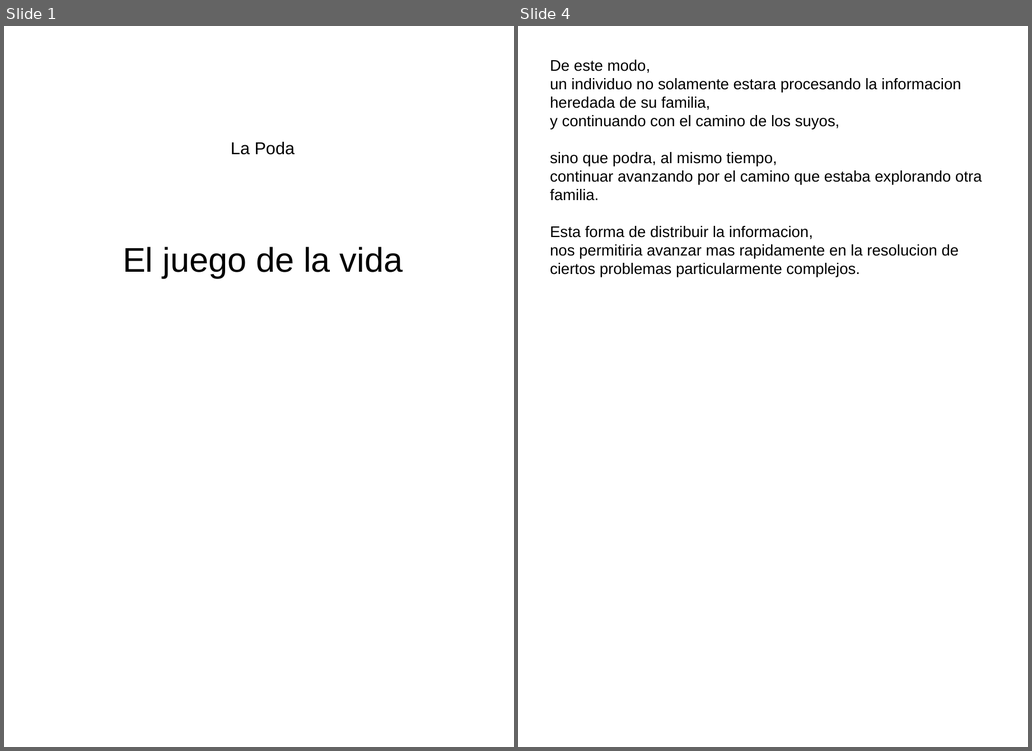
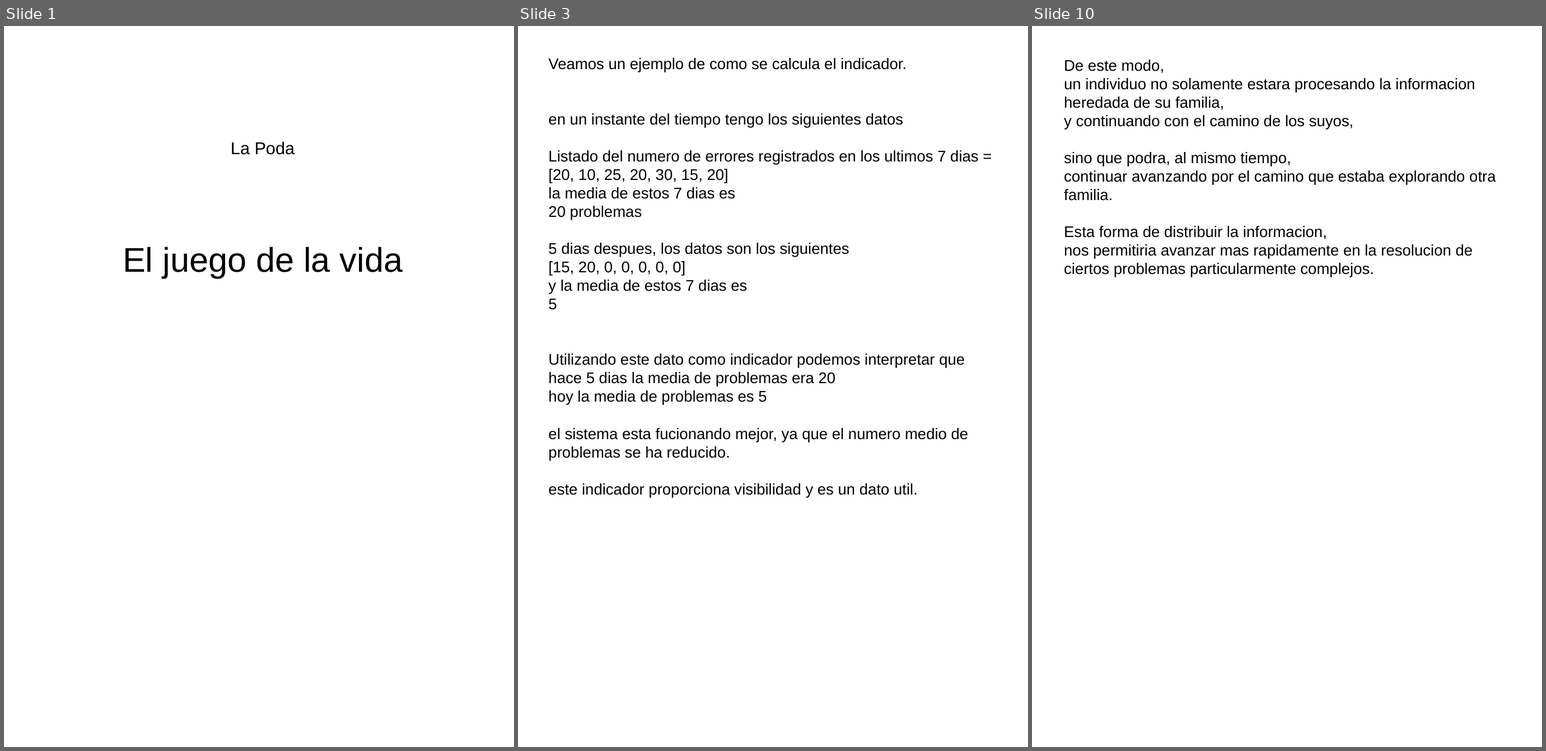
Before and after one commit to fabhrius/La-Cosa, a slide deck: capitulos/Poda/La Poda.odp. Shown side by side, each under a label of ours: slides 1 and 4 before the commit, slides 1, 3 and 10 after it; the slides between them are not shown. The pictures are 1032x751 and 1546x751 pixels, drawn with LibreOffice and Linux fonts; fonts in the diff are those of the drawing. Boxes give left, top, right and bottom in pixels: in the first picture for what was removed or moved away, otherwise in the second. Text is boxed around its words. In the diff, an @@ line names an element or a change of style, - is before the commit and + after.

```diff
--- a/capitulos/Poda/La Poda.odp
+++ b/capitulos/Poda/La Poda.odp
@@ slide 3 added at (518, 26, 1028, 747), background #FFFFFF @@
@@ text added at (548, 58, 979, 461), 18 pt, text #000000 @@
+Veamos un ejemplo de como se calcula el indicador.
+en un instante del tiempo tengo los siguientes datos
+Listado del numero de errores registrados en los ultimos 7 dias =
+[20, 10, 25, 20, 30, 15, 20]
+la media de estos 7 dias es
+20 problemas
+5 dias despues, los datos son los siguientes
+[15, 20, 0, 0, 0, 0, 0]
+y la media de estos 7 dias es
+5
+Utilizando este dato como indicador podemos interpretar que
+hace 5 dias la media de problemas era 20
+hoy la media de problemas es 5
+el sistema esta fucionando mejor, ya que el numero medio de problemas se ha reducido.
+este indicador proporciona visibilidad y es un dato util.
@@ what was slide 4 is now slide 10 @@
```
Also in this commit, not shown: 1 slide changed, 7 other slides added, 9 slides removed, 1 other file.
